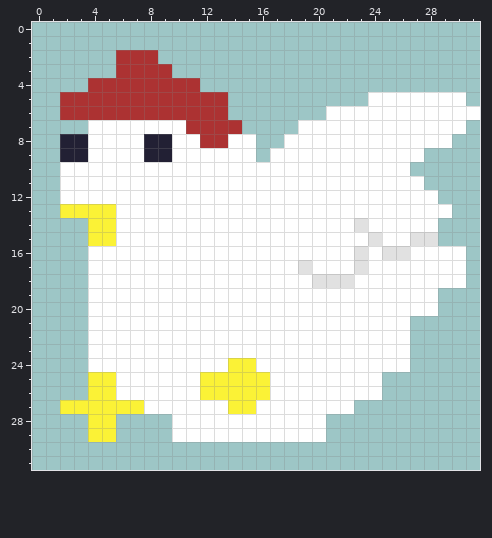
One commit to this pixel-art sprite: assets/Assets/images/skills/pollo.png. The picture above was drawn from the file before the commit.
The file is 32x32 pixels.
Once edited:
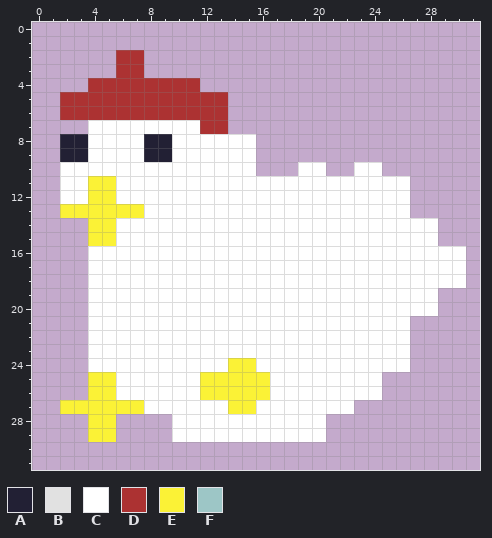
Palette (. is transparent): A #222034  B #e1e1e1  C #ffffff  D #ac3232  E #fbf236  F #9dc6c6
Edits made:
@@ x 0..31 @@
- 0 FFFFFFFFFFFFFFFFFFFFFFFFFFFFFFFF
- 1 FFFFFFFFFFFFFFFFFFFFFFFFFFFFFFFF
- 2 FFFFFFDDDFFFFFFFFFFFFFFFFFFFFFFF
- 3 FFFFFFDDDDFFFFFFFFFFFFFFFFFFFFFF
- 4 FFFFDDDDDDDDFFFFFFFFFFFFFFFFFFFF
- 5 FFDDDDDDDDDDDDFFFFFFFFFFCCCCCCCF
- 6 FFDDDDDDDDDDDDFFFFFFFCCCCCCCCCCC
- 7 FFFFCCCCCCCDDDDFFFFCCCCCCCCCCCCF
- 8 FFAACCCCAACCDDCCFFCCCCCCCCCCCCFF
- 9 FFAACCCCAACCCCCCFCCCCCCCCCCCFFFF
-10 FFCCCCCCCCCCCCCCCCCCCCCCCCCFFFFF
-11 FFCCCCCCCCCCCCCCCCCCCCCCCCCCFFFF
-12 FFCCCCCCCCCCCCCCCCCCCCCCCCCCCFFF
-13 FFEEEECCCCCCCCCCCCCCCCCCCCCCCCFF
-14 FFFFEECCCCCCCCCCCCCCCCCBCCCCCFFF
-15 FFFFEECCCCCCCCCCCCCCCCCCBCCBBFFF
-16 FFFFCCCCCCCCCCCCCCCCCCCBCBBCCCCF
-17 FFFFCCCCCCCCCCCCCCCBCCCBCCCCCCCF
-18 FFFFCCCCCCCCCCCCCCCCBBBCCCCCCCCF
-19 FFFFCCCCCCCCCCCCCCCCCCCCCCCCCFFF
-20 FFFFCCCCCCCCCCCCCCCCCCCCCCCCCFFF
-21 FFFFCCCCCCCCCCCCCCCCCCCCCCCFFFFF
-22 FFFFCCCCCCCCCCCCCCCCCCCCCCCFFFFF
-23 FFFFCCCCCCCCCCCCCCCCCCCCCCCFFFFF
-24 FFFFCCCCCCCCCCEECCCCCCCCCCCFFFFF
-25 FFFFEECCCCCCEEEEECCCCCCCCFFFFFFF
-26 FFFFEECCCCCCEEEEECCCCCCCCFFFFFFF
-27 FFEEEEEECCCCCCEECCCCCCCFFFFFFFFF
-28 FFFFEEFFFFCCCCCCCCCCCFFFFFFFFFFF
-29 FFFFEEFFFFCCCCCCCCCCCFFFFFFFFFFF
-30 FFFFFFFFFFFFFFFFFFFFFFFFFFFFFFFF
-31 FFFFFFFFFFFFFFFFFFFFFFFFFFFFFFFF
+ 0 ................................
+ 1 ................................
+ 2 ......DD........................
+ 3 ......DD........................
+ 4 ....DDDDDDDD....................
+ 5 ..DDDDDDDDDDDD..................
+ 6 ..DDDDDDDDDDDD..................
+ 7 ....CCCCCCCCDD..................
+ 8 ..AACCCCAACCCCCC................
+ 9 ..AACCCCAACCCCCC................
+10 ..CCCCCCCCCCCCCC...CC..CC.......
+11 ..CCEECCCCCCCCCCCCCCCCCCCCC.....
+12 ..CCEECCCCCCCCCCCCCCCCCCCCC.....
+13 ..EEEEEECCCCCCCCCCCCCCCCCCC.....
+14 ....EECCCCCCCCCCCCCCCCCCCCCCC...
+15 ....EECCCCCCCCCCCCCCCCCCCCCCC...
+16 ....CCCCCCCCCCCCCCCCCCCCCCCCCCC.
+17 ....CCCCCCCCCCCCCCCCCCCCCCCCCCC.
+18 ....CCCCCCCCCCCCCCCCCCCCCCCCCCC.
+19 ....CCCCCCCCCCCCCCCCCCCCCCCCC...
+20 ....CCCCCCCCCCCCCCCCCCCCCCCCC...
+21 ....CCCCCCCCCCCCCCCCCCCCCCC.....
+22 ....CCCCCCCCCCCCCCCCCCCCCCC.....
+23 ....CCCCCCCCCCCCCCCCCCCCCCC.....
+24 ....CCCCCCCCCCEECCCCCCCCCCC.....
+25 ....EECCCCCCEEEEECCCCCCCC.......
+26 ....EECCCCCCEEEEECCCCCCCC.......
+27 ..EEEEEECCCCCCEECCCCCCC.........
+28 ....EE....CCCCCCCCCCC...........
+29 ....EE....CCCCCCCCCCC...........
+30 ................................
+31 ................................
Where, in picture pixels (left, top, right, bottom), the same in both pictures:
changed: (32, 22, 480, 470)
